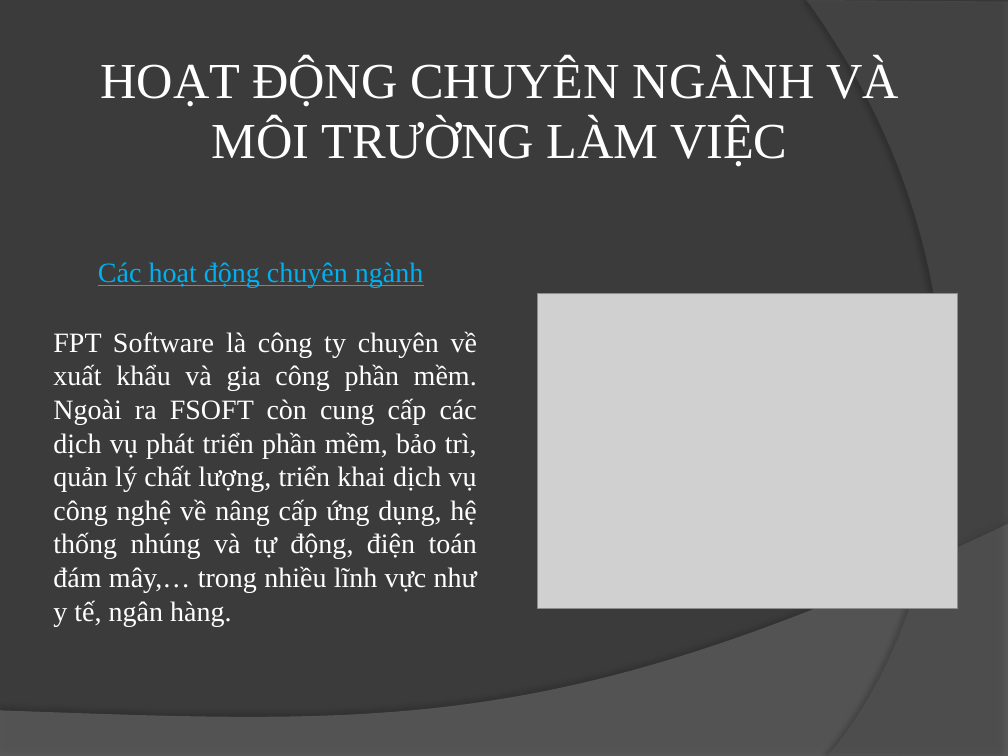
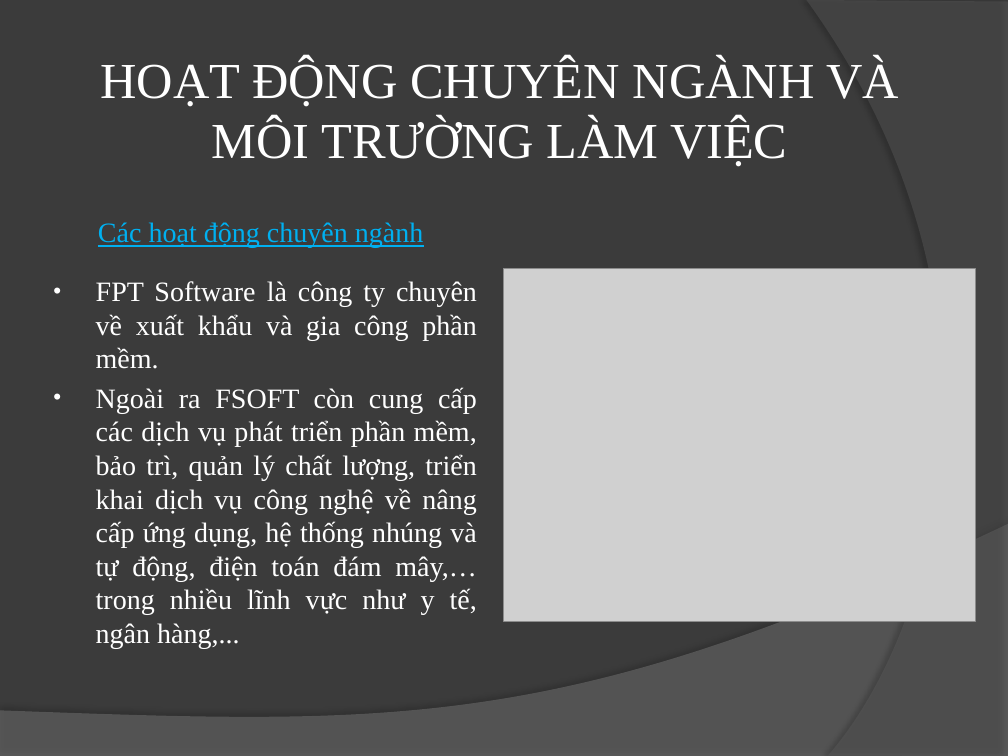
Before and after one commit to PusHGoD/1234, a slide deck: slide 5 of BAO CAO OJT K10A.pptx. Drawn at 1008x756 pixels with LibreOffice and Linux fonts; fonts in the diff are those of the drawing; grey boxes stand for pictures. Boxes give left, top, right and bottom in pixels: in the first picture for what was removed or moved away, otherwise in the second. Text is boxed around its words. In the diff, an @@ line names an element or a change of style, - is before the commit and + after.

```diff
--- a/BAO CAO OJT K10A.pptx
+++ b/BAO CAO OJT K10A.pptx
@@ text "Các hoạt động chuyên ngành" moved from (x1=98, y1=262, x2=424, y2=287) to (x1=98, y1=222, x2=424, y2=248) @@
@@ picture resized from (x1=537, y1=293, x2=958, y2=608) to (x1=504, y1=268, x2=975, y2=622) @@
@@ text at (x1=96, y1=281, x2=477, y2=649): text changed @@
-FPT Software là công ty chuyên về xuất khẩu và gia công phần mềm. Ngoài ra FSOFT còn cung cấp các dịch vụ phát triển phần mềm, bảo trì, quản lý chất lượng, triển khai dịch vụ công nghệ về nâng cấp ứng dụng, hệ thống nhúng và tự động, điện toán đám mây,… trong nhiều lĩnh vực như y tế, ngân hàng.
+• FPT Software là công ty chuyên về xuất khẩu và gia công phần mềm.
+• Ngoài ra FSOFT còn cung cấp các dịch vụ phát triển phần mềm, bảo trì, quản lý chất lượng, triển khai dịch vụ công nghệ về nâng cấp ứng dụng, hệ thống nhúng và tự động, điện toán đám mây,… trong nhiều lĩnh vực như y tế, ngân hàng,...
```
Also in this commit, not shown: 8 other slides changed.
